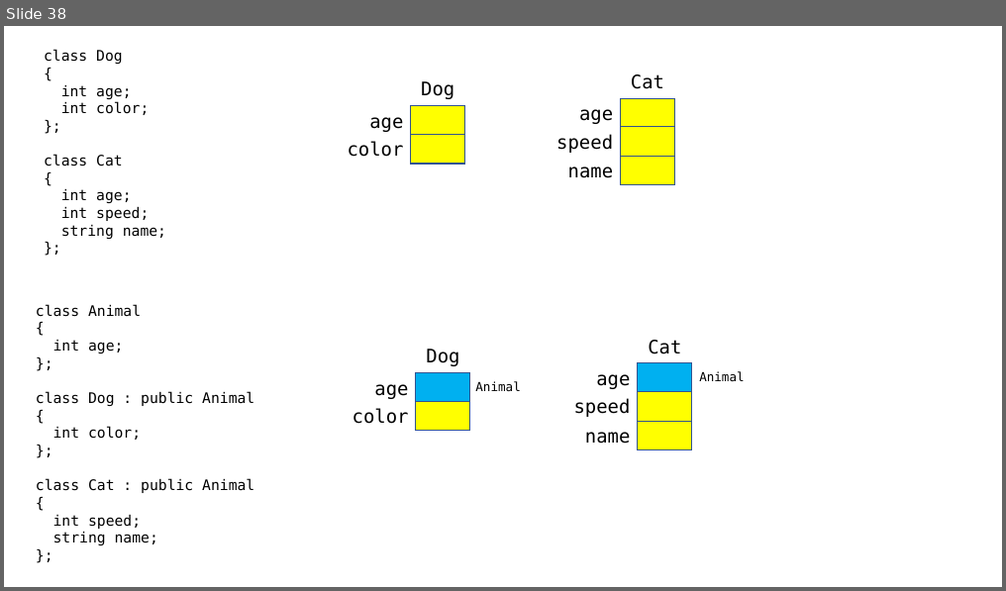
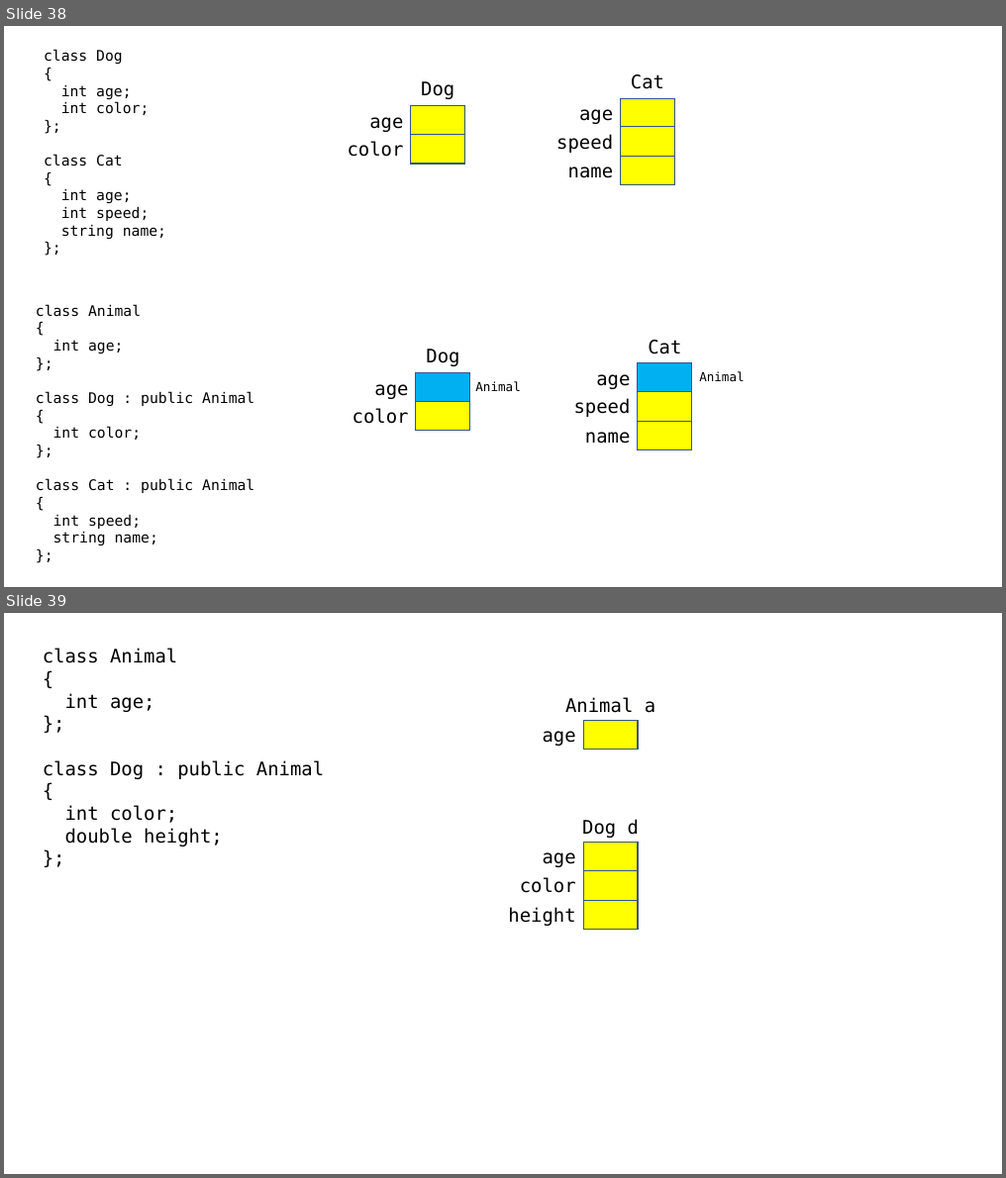
Before and after one commit to yoondev-classroom/cpp_221114, a slide deck: 221114.pptx. Shown one above the other, each under a label of ours: slide 38 before the commit, slides 38 and 39 after it. The pictures are 1006x591 and 1006x1178 pixels, drawn with LibreOffice and Linux fonts; fonts in the diff are those of the drawing. Boxes give left, top, right and bottom in pixels: in the first picture for what was removed or moved away, otherwise in the second. Text is boxed around its words. In the diff, an @@ line names an element or a change of style, - is before the commit and + after.

```diff
--- a/221114.pptx
+++ b/221114.pptx
@@ slide 39 added at (4,613,1002,1174), background #FFFFFF @@
@@ text added at (43,648,324,847), 18 pt, text #000000 @@
+class Animal
+{
+int age;
+};
+class Dog : public Animal
+{
+int color;
+double height;
+};
@@ text added at (565,697,655,713), 18 pt, text #000000 @@
+Animal a
@@ text added at (543,731,576,746), 18 pt, text #000000 @@
+age
@@ rectangle added at (583,720,638,750), fill #FFFF00, outline #325491 1 pt @@
@@ text added at (582,819,639,838), 18 pt, text #000000 @@
+Dog d
@@ rectangle added at (583,842,638,871), fill #FFFF00, outline #325491 1 pt @@
@@ text added at (520,877,576,893), 18 pt, text #000000 @@
+color
@@ text added at (543,853,576,867), 18 pt, text #000000 @@
+age
@@ rectangle added at (583,871,638,900), fill #FFFF00, outline #325491 1 pt @@
@@ text added at (508,907,575,926), 18 pt, text #000000 @@
+height
@@ rectangle added at (583,900,638,930), fill #FFFF00, outline #325491 1 pt @@
```
Also in this commit, not shown: 3 other slides added, 1 other file.
